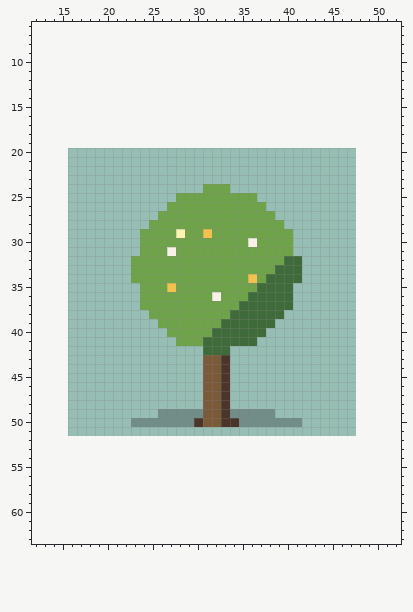
File history of a pixel-art file, game/pixel-plants/mu-lian.aseprite. Above is the file before it was changed.
32x32 pixels, 1 frame. Shown: x 12..52, y 6..63. The old version is drawn lined up with the new one, on the new canvas.
The result:
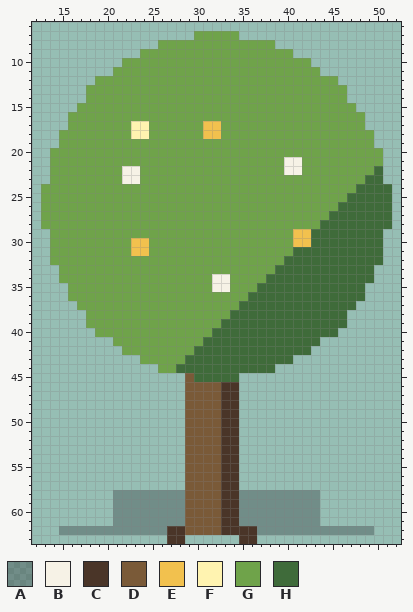
Palette (. is transparent): A #1a1a204c  B #f6f2e6  C #4a3528  D #7a5a38  E #f2c14e  F #fff3b0  G #6fa34a  H #3f6b3a
The edit:
canvas 32x32 -> 64x64, the old top-left corner now at 16,20
@@ x 12..52 @@
  6 .........................................
- 7 .........................................
- 8 .........................................
- 9 .........................................
-10 .........................................
-11 .........................................
-12 .........................................
-13 .........................................
-14 .........................................
-15 .........................................
-16 .........................................
-17 .........................................
-18 .........................................
-19 .........................................
-20 .........................................
-21 .........................................
-22 .........................................
-23 .........................................
-24 ...................GGG...................
-25 ................GGGGGGGGG................
-26 ...............GGGGGGGGGGG...............
-27 ..............GGGGGGGGGGGGG..............
-28 .............GGGGGGGGGGGGGGG.............
-29 ............GGGGFGGEGGGGGGGGG............
-30 ............GGGGGGGGGGGGBGGGG............
-31 ............GGGBGGGGGGGGGGGGG............
-32 ...........GGGGGGGGGGGGGGGGGHH...........
-33 ...........GGGGGGGGGGGGGGGGHHH...........
-34 ...........GGGGGGGGGGGGGEGHHHH...........
-35 ............GGGEGGGGGGGGGHHHH............
-36 ............GGGGGGGGBGGGHHHHH............
-37 ............GGGGGGGGGGGHHHHHH............
-38 .............GGGGGGGGGHHHHHH.............
-39 ..............GGGGGGGHHHHHH..............
-40 ...............GGGGGHHHHHH...............
-41 ................GGGHHHHHH................
-42 ...................HHH...................
-43 ...................DDC...................
-44 ...................DDC...................
-45 ...................DDC...................
-46 ...................DDC...................
-47 ...................DDC...................
-48 ...................DDC...................
-49 ..............AAAAADDCAAAAA..............
-50 ...........AAAAAAACDDCCAAAAAAA...........
-51 .........................................
-52 .........................................
-53 .........................................
-54 .........................................
-55 .........................................
-56 .........................................
-57 .........................................
-58 .........................................
-59 .........................................
-60 .........................................
-61 .........................................
-62 .........................................
-63 .........................................
+ 7 ..................GGGGG..................
+ 8 ..............GGGGGGGGGGGGG..............
+ 9 ............GGGGGGGGGGGGGGGGG............
+10 ..........GGGGGGGGGGGGGGGGGGGGG..........
+11 .........GGGGGGGGGGGGGGGGGGGGGGG.........
+12 .......GGGGGGGGGGGGGGGGGGGGGGGGGGG.......
+13 ......GGGGGGGGGGGGGGGGGGGGGGGGGGGGG......
+14 ......GGGGGGGGGGGGGGGGGGGGGGGGGGGGG......
+15 .....GGGGGGGGGGGGGGGGGGGGGGGGGGGGGGG.....
+16 ....GGGGGGGGGGGGGGGGGGGGGGGGGGGGGGGGG....
+17 ....GGGGGGGFFGGGGGGEEGGGGGGGGGGGGGGGG....
+18 ...GGGGGGGGFFGGGGGGEEGGGGGGGGGGGGGGGGG...
+19 ...GGGGGGGGGGGGGGGGGGGGGGGGGGGGGGGGGGG...
+20 ..GGGGGGGGGGGGGGGGGGGGGGGGGGGGGGGGGGGGG..
+21 ..GGGGGGGGGGGGGGGGGGGGGGGGGGBBGGGGGGGGG..
+22 ..GGGGGGGGBBGGGGGGGGGGGGGGGGBBGGGGGGGGH..
+23 ..GGGGGGGGBBGGGGGGGGGGGGGGGGGGGGGGGGGHH..
+24 .GGGGGGGGGGGGGGGGGGGGGGGGGGGGGGGGGGGHHHH.
+25 .GGGGGGGGGGGGGGGGGGGGGGGGGGGGGGGGGGHHHHH.
+26 .GGGGGGGGGGGGGGGGGGGGGGGGGGGGGGGGGHHHHHH.
+27 .GGGGGGGGGGGGGGGGGGGGGGGGGGGGGGGGHHHHHHH.
+28 .GGGGGGGGGGGGGGGGGGGGGGGGGGGGGGGHHHHHHHH.
+29 ..GGGGGGGGGGGGGGGGGGGGGGGGGGGEEHHHHHHHH..
+30 ..GGGGGGGGGEEGGGGGGGGGGGGGGGGEEHHHHHHHH..
+31 ..GGGGGGGGGEEGGGGGGGGGGGGGGGGHHHHHHHHHH..
+32 ..GGGGGGGGGGGGGGGGGGGGGGGGGGHHHHHHHHHHH..
+33 ...GGGGGGGGGGGGGGGGGGGGGGGGHHHHHHHHHHH...
+34 ...GGGGGGGGGGGGGGGGGBBGGGGHHHHHHHHHHHH...
+35 ....GGGGGGGGGGGGGGGGBBGGGHHHHHHHHHHHH....
+36 ....GGGGGGGGGGGGGGGGGGGGHHHHHHHHHHHHH....
+37 .....GGGGGGGGGGGGGGGGGGHHHHHHHHHHHHH.....
+38 ......GGGGGGGGGGGGGGGGHHHHHHHHHHHHH......
+39 ......GGGGGGGGGGGGGGGHHHHHHHHHHHHHH......
+40 .......GGGGGGGGGGGGGHHHHHHHHHHHHHH.......
+41 .........GGGGGGGGGGHHHHHHHHHHHHH.........
+42 ..........GGGGGGGGHHHHHHHHHHHHH..........
+43 ............GGGGGHHHHHHHHHHHH............
+44 ..............GGHHHHHHHHHHH..............
+45 .................DHHHHH..................
+46 .................DDDDCC..................
+47 .................DDDDCC..................
+48 .................DDDDCC..................
+49 .................DDDDCC..................
+50 .................DDDDCC..................
+51 .................DDDDCC..................
+52 .................DDDDCC..................
+53 .................DDDDCC..................
+54 .................DDDDCC..................
+55 .................DDDDCC..................
+56 .................DDDDCC..................
+57 .................DDDDCC..................
+58 .........AAAAAAAADDDDCCAAAAAAAAA.........
+59 .........AAAAAAAADDDDCCAAAAAAAAA.........
+60 .........AAAAAAAADDDDCCAAAAAAAAA.........
+61 .........AAAAAAAADDDDCCAAAAAAAAA.........
+62 ...AAAAAAAAAAAACCDDDDCCCCAAAAAAAAAAAAA...
+63 ...............CC......CC................
Pixel boxes of the changes (left, top, right, bottom) in both pictures:
changed: (41, 31, 392, 544)
